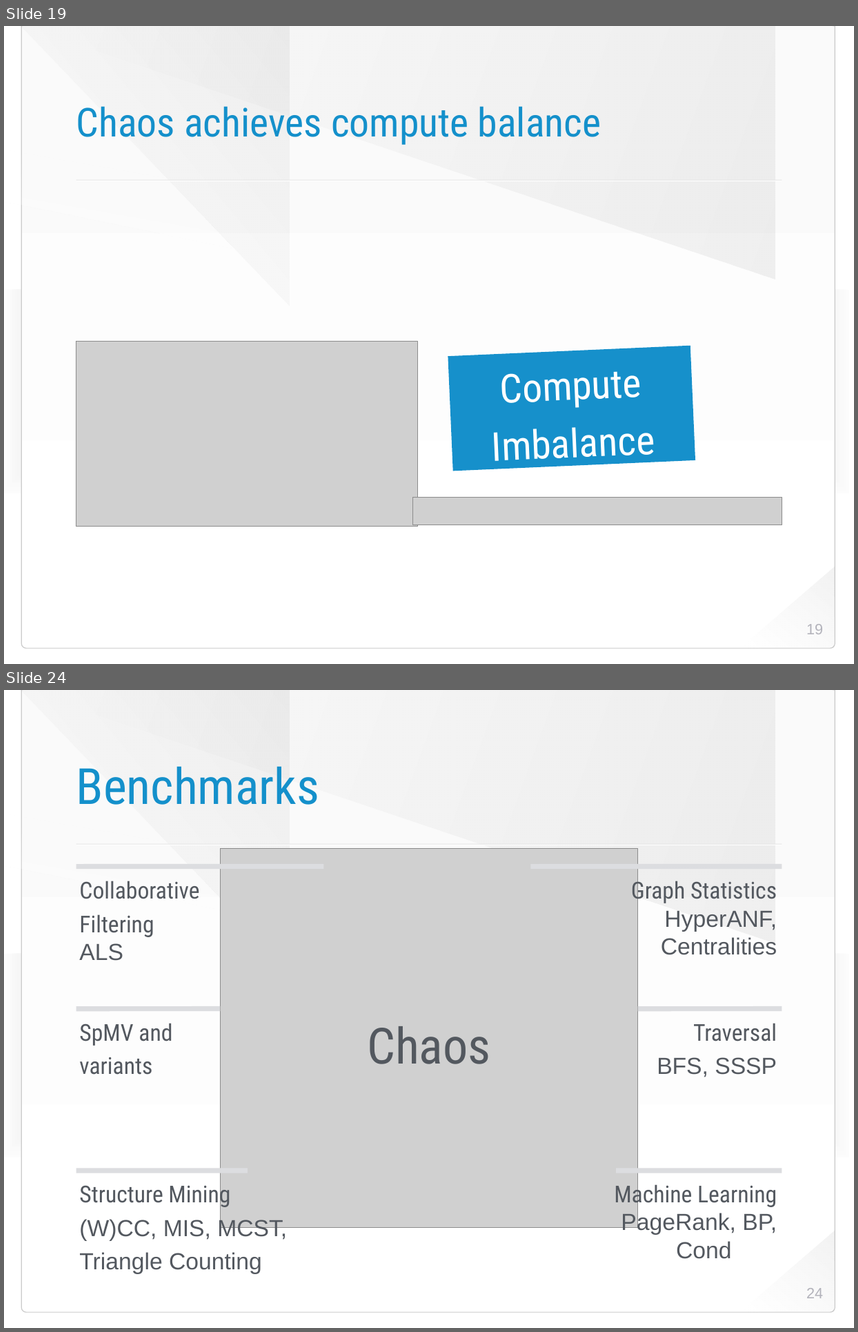
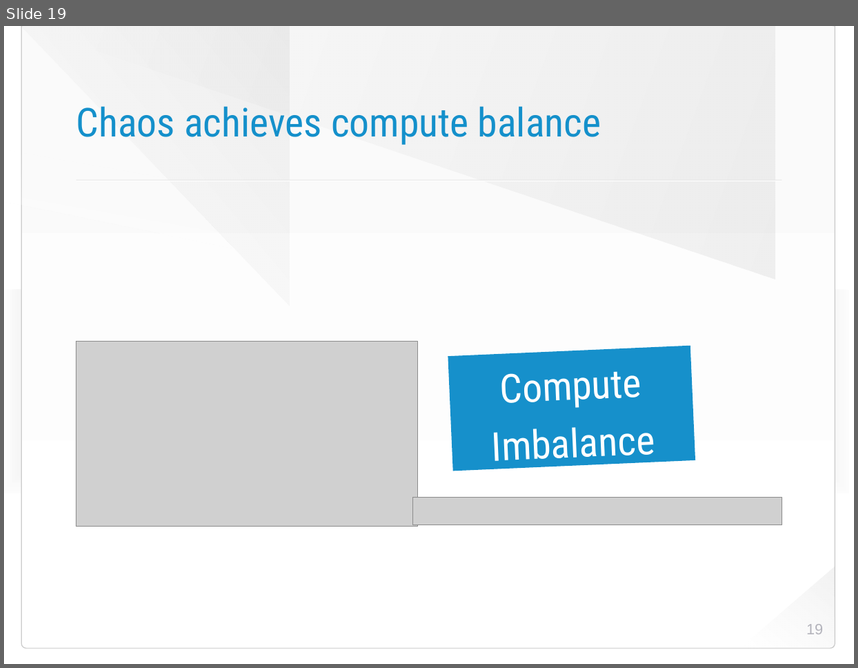
Before and after one commit to HaprianVlad/chaos, a slide deck: presentation.odp. Shown one above the other, each under a label of ours: slides 19 and 24 before the commit, slide 19 after it; the slides between them are not shown. The pictures are 858x1332 and 858x668 pixels, drawn with LibreOffice and Linux fonts; fonts in the diff are those of the drawing; grey boxes stand for pictures; background and template pictures are left out. Boxes give left, top, right and bottom in pixels: in the first picture for what was removed or moved away, otherwise in the second. Text is boxed around its words. In the diff, an @@ line names an element or a change of style, - is before the commit and + after.

```diff
--- a/presentation.odp
+++ b/presentation.odp
@@ slide 24 removed at (4,690,854,1328), background picture (left out); not listed: 8 template elements that a slide beside it also shows @@
@@ title removed at (76,767,319,805) @@
-Benchmarks
@@ picture removed at (221,849,638,1227) @@
@@ line removed from (324, 867) to (76, 867) @@
@@ line removed from (782, 867) to (530, 867) @@
@@ text removed at (79,880,199,960) @@
-Collaborative Filtering
-ALS
@@ text removed at (631,877,777,955) @@
-Graph Statistics
-HyperANF,
-Centralities
@@ line removed from (221, 1009) to (76, 1009) @@
@@ line removed from (782, 1009) to (637, 1009) @@
@@ text removed at (79,1023,172,1074) @@
-SpMV and
-variants
@@ text removed at (367,1026,490,1064) @@
-Chaos
@@ text removed at (657,1023,777,1077) @@
-Traversal
-BFS, SSSP
@@ line removed from (248, 1170) to (76, 1170) @@
@@ text removed at (79,1181,287,1274) @@
-Structure Mining
-(W)CC, MIS, MCST,
-Triangle Counting
@@ text removed at (614,1181,777,1259) @@
-Machine Learning
-PageRank, BP,
-Cond .
@@ line removed from (782, 1170) to (616, 1170) @@
@@ page number removed at (806,1288,823,1298) @@
-24
```
Also in this commit, not shown: 35 other slides removed, 1 other file.
